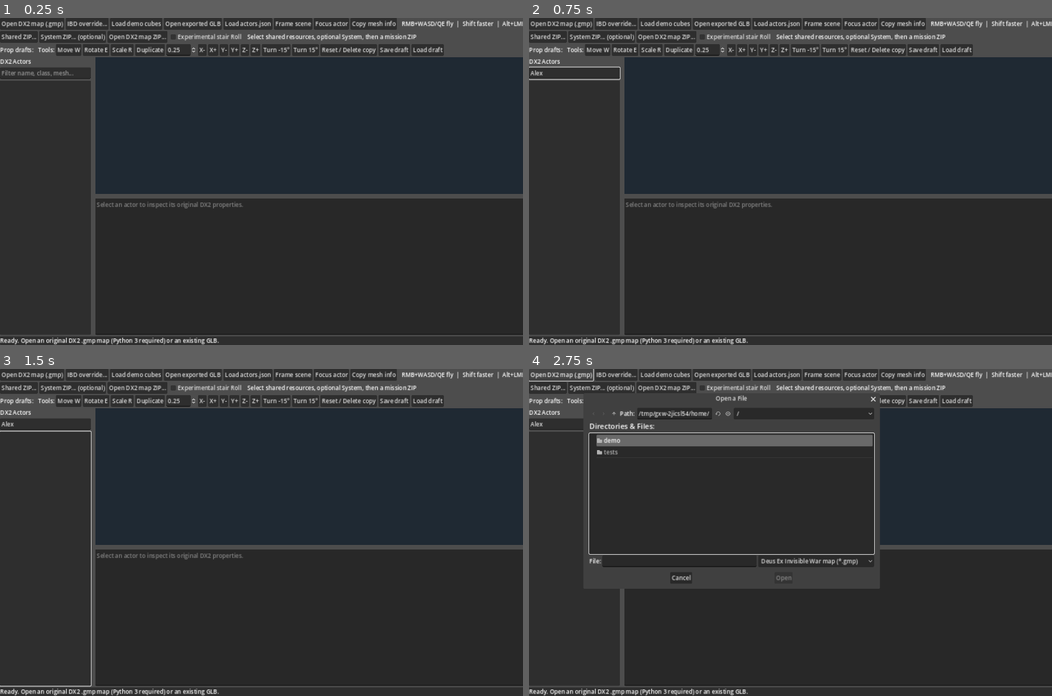
Above: before the commit, frames 1-4 (two rows, left to right).
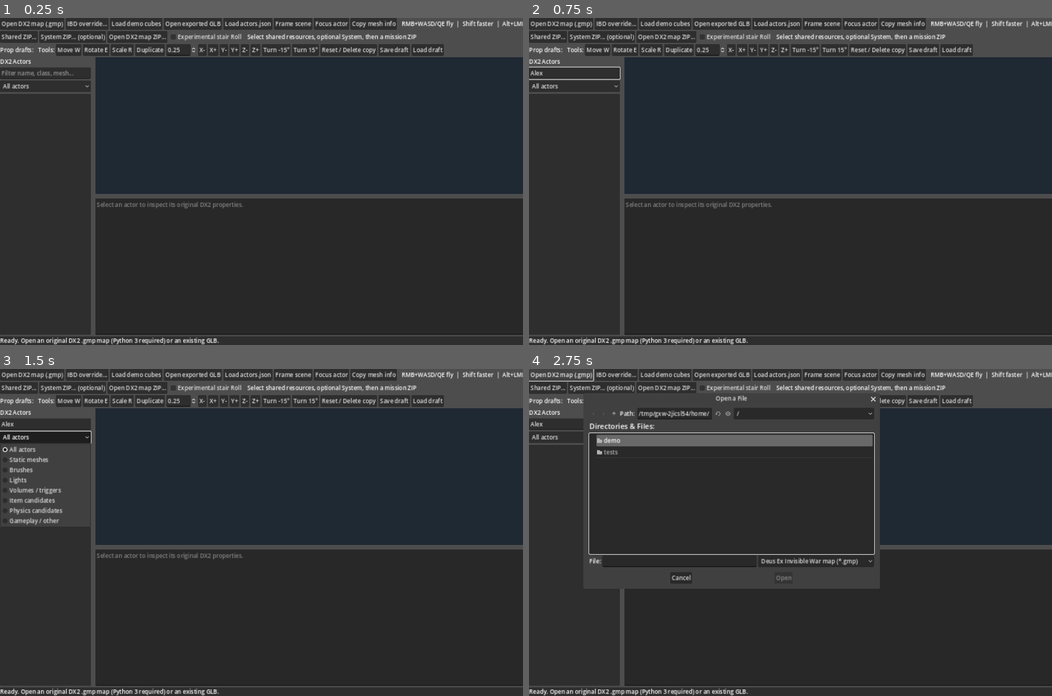
Above: after the commit, the same moments.

Repository: JakX2/Deus-Ex-2-SDK
Game: Godot game, scene res://main.tscn
Same seed, same stepped clock (60 frames per second), same inputs: the game is played once before the commit and once after it.
Inputs (mouse positions are in pixels of both pictures, inside the frame that each line leads up to):
- Up to frame 1 (0.25 s): no input
- Up to frame 2 (0.75 s): click (576, 73) at 0.52 s; type "Alex" at 0.6 s
- Up to frame 3 (1.5 s): click (47, 437) at 1.25 s, where only the run after the commit has a clickable "All actors"
- Up to frame 4 (2.75 s): click "Open DX2 map (.gmp)" at 2 s

The runs differ from the first frame. In frame 1, 0.1% of the frame differs, in the area x 0-18%, y 20-24%; in frame 2, 0.1%; in frame 3, 1.0%, in the area x 0-18%, y 20-98%; in frame 4, less than 0.1%.

Commit message:
Add transparent DX2 actor category hints and sidebar filters for geometry, items and physics candidates

Diff:
--- a/native_editor/godot_editor/main.gd
+++ b/native_editor/godot_editor/main.gd
@@ -10,6 +10,7 @@
 var camera: Camera3D
 var actor_list: ItemList
 var search_box: LineEdit
+var category_filter: OptionButton
 var inspector: TextEdit
 var status_label: Label
 var glb_dialog: FileDialog
@@ -218,6 +219,16 @@
     search_box.placeholder_text = "Filter name, class, mesh..."
     search_box.text_changed.connect(func(_value): _refresh_actor_list())
     sidebar.add_child(search_box)
+    category_filter = OptionButton.new()
+    for choice in [
+        "All actors", "Static meshes", "Brushes", "Lights",
+        "Volumes / triggers", "Item candidates", "Physics candidates",
+        "Gameplay / other"
+    ]:
+        category_filter.add_item(choice)
+    category_filter.selected = 0
+    category_filter.item_selected.connect(func(_index): _refresh_actor_list())
+    sidebar.add_child(category_filter)
     actor_list = ItemList.new()
     actor_list.size_flags_vertical = Control.SIZE_EXPAND_FILL
     actor_list.item_selected.connect(_actor_list_selected)
@@ -587,6 +598,31 @@
         result = result.expand(instance.global_transform * local.get_endpoint(i))
     return result
 
+func _actor_category(actor: Dictionary) -> String:
+    # This is class-name *discovery*, NOT proof of rigid-body physics,
+    # inventory behavior, or final in-game script inheritance.
+    var raw := str(actor.get("class", ""))
+    var kind := raw.to_lower()
+    if kind == "staticmeshactor": return "Static mesh"
+    if kind == "brush": return "Brush"
+    if kind == "light" or kind.ends_with("light"): return "Light"
+    if "volume" in kind or "trigger" in kind: return "Volume / trigger"
+    if "pickup" in kind or "inventory" in kind or "item" in kind: return "Item candidate"
+    if "physicsprop" in kind or "rigidbody" in kind or "kactor" in kind or "pushable" in kind:
+        return "Physics candidate"
+    return "Gameplay / other"
+
+
+func _category_visible(category: String) -> bool:
+    if category_filter == null or category_filter.selected <= 0:
+        return true
+    var values := [
+        "All actors", "Static mesh", "Brush", "Light",
+        "Volume / trigger", "Item candidate", "Physics candidate", "Gameplay / other"
+    ]
+    return category == values[category_filter.selected]
+
+
 func _refresh_actor_list() -> void:
     actor_list.clear()
     visible_actors.clear()
@@ -596,16 +632,19 @@
             continue
         var name := str(actor.get("name", ""))
         var kind := str(actor.get("class", ""))
+        var group := _actor_category(actor)
+        if not _category_visible(group):
+            continue
         var meshname := ""
         var mesh_metadata: Variant = actor.get("mesh")
         if typeof(mesh_metadata) == TYPE_DICTIONARY:
             meshname = str(mesh_metadata.get("name", ""))
         elif typeof(mesh_metadata) == TYPE_STRING:
             meshname = str(mesh_metadata)
-        if query != "" and query not in (name + " " + kind + " " + meshname).to_lower():
+        if query != "" and query not in (name + " " + kind + " " + meshname + " " + group).to_lower():
             continue
         visible_actors.append(actor)
-        actor_list.add_item(name + "  [" + kind + "]")
+        actor_list.add_item(name + "  [" + kind + " | " + group + "]")
     if visible_actors.is_empty() and not actors.is_empty():
         status_label.text = "No actors match search."
 
@@ -644,6 +683,8 @@
         "Actor: " + name,
         "Source map: " + (current_source_map_name if not current_source_map_name.is_empty() else "(not recorded)"),
         "Class: " + str(actor.get("class", "Unknown")),
+        "Editor category (class hint): " + _actor_category(actor),
+        "Physics / inventory semantics: not validated by this classification",
         "GMP export index: " + str(actor.get("export", "?")),
         "Mesh resource: " + mesh_name,
         "GMP position (UE units): " + str(source_location),
@@ -683,6 +724,7 @@
     return "\n".join([
         "DX2Ed map geometry diagnostic (read-only)",
         "Rendered mesh node: " + str(mesh_instance.name),
+        "Editor category: " + ("BSP render geometry" if str(mesh_instance.name).begins_with("BSP_") else "Unlinked rendered geometry"),
         "Original DX2 actor metadata: not matched; may be BSP or imported geometry",
         "Godot global transform: " + str(mesh_instance.global_transform),
         "Godot world AABB: " + str(box.position) + " size " + str(box.size),
